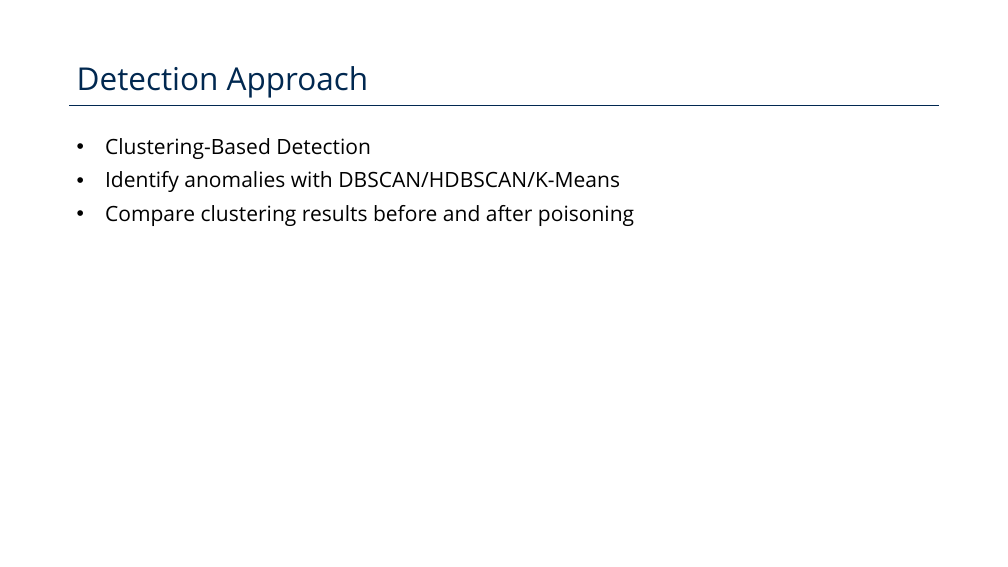
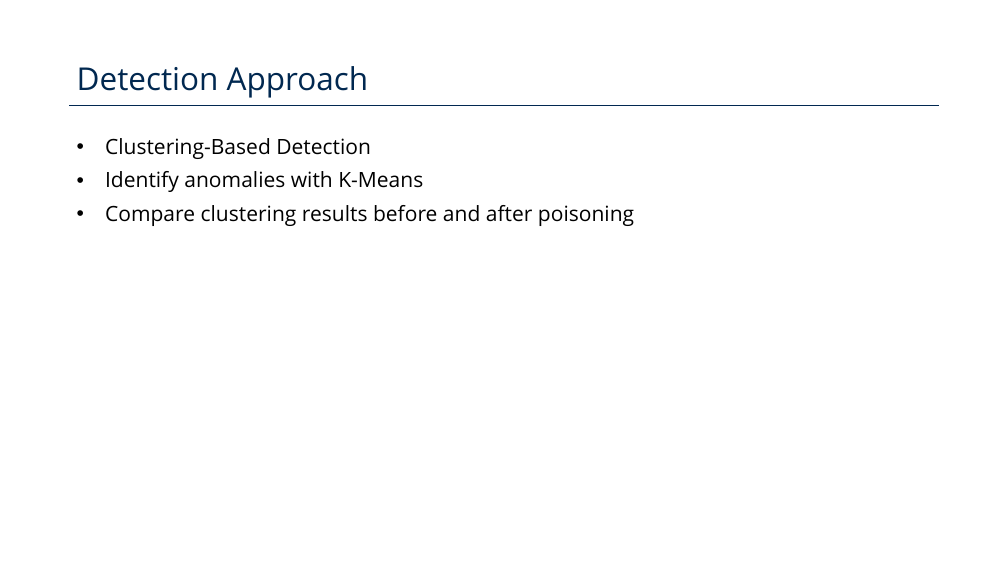
Before and after one commit to Poison-Cluster/poison-cluster, a slide deck: slide 7 of poison_cluster.pptx (slide 6 before the commit). Drawn at 1008x567 pixels with LibreOffice and Linux fonts; fonts in the diff are those of the drawing; background and template pictures are left out. Boxes give left, top, right and bottom in pixels: in the first picture for what was removed or moved away, otherwise in the second. Text is boxed around its words. In the diff, an @@ line names an element or a change of style, - is before the commit and + after.

```diff
--- a/poison_cluster.pptx
+++ b/poison_cluster.pptx
@@ text at (x1=105, y1=171, x2=423, y2=192): text changed @@
-• Identify anomalies with DBSCAN/HDBSCAN/K-Means
+• Identify anomalies with K-Means
```
Also in this commit, not shown: 3 other slides changed, 1 slide added, 1 slide removed, 1 other file.
